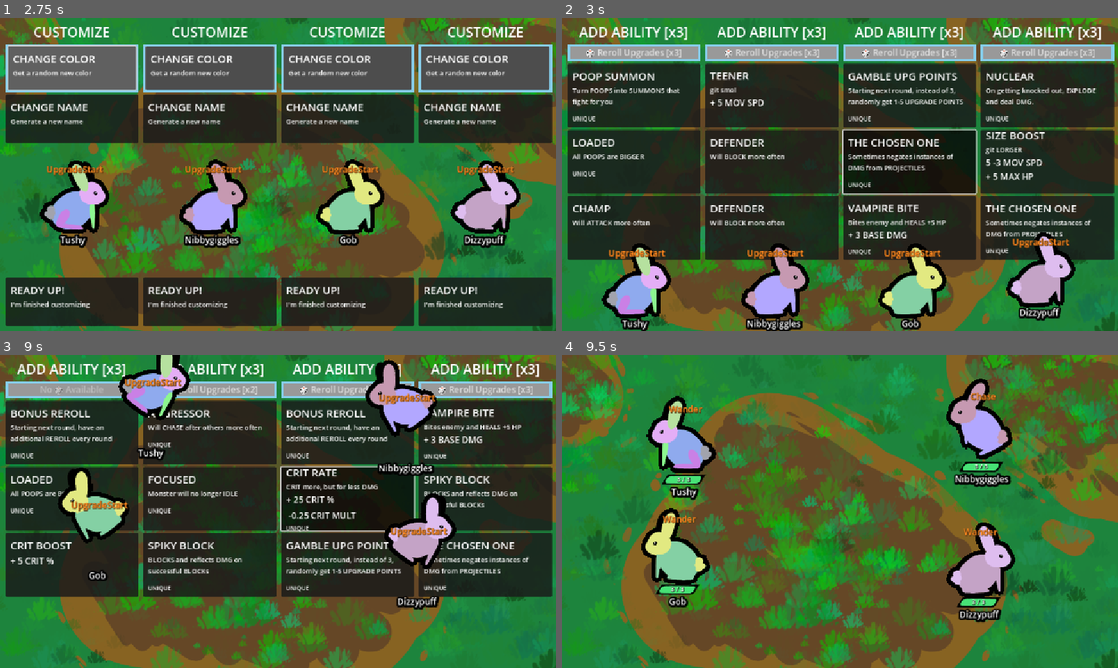
Above: before the commit, frames 1-4 (two rows, left to right).
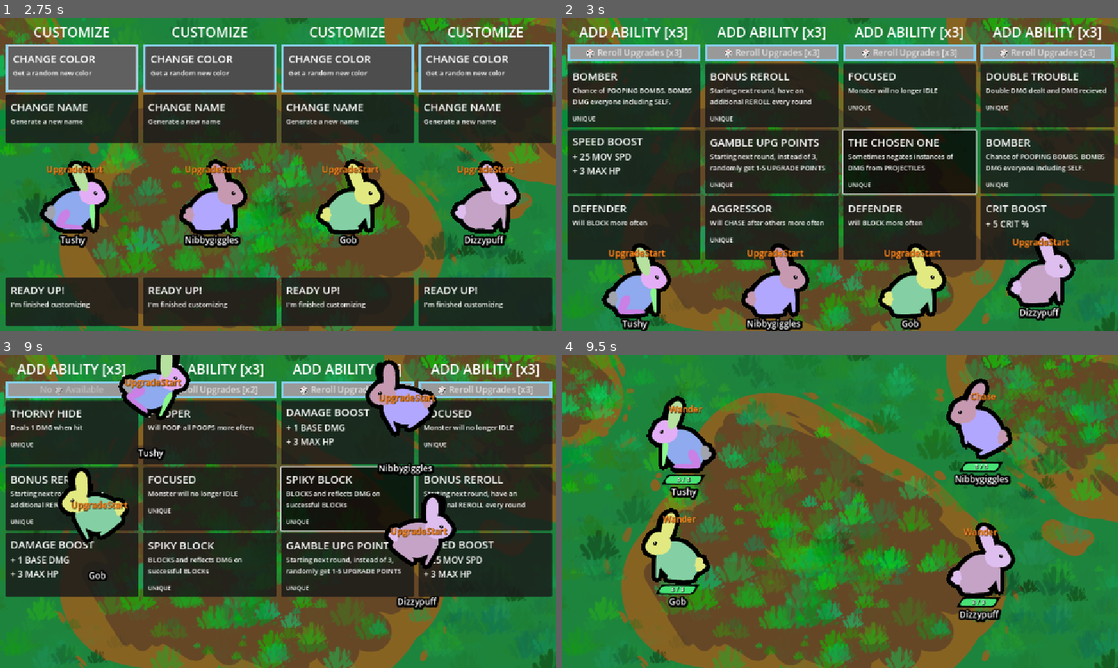
Above: after the commit, the same moments.

Repository: Galitie/tm2
Game: Godot game, scene res://test_scene.tscn
Two runs of this game, one before a commit and one after it. Both use one fixed random seed, a clock stepped at 60 frames per second and the inputs below. Sound files missing from this copy of the repository are replaced by a short silence.
Inputs (mouse positions are in pixels of both pictures, inside the frame that each line leads up to):
- Up to frame 1 (2.75 s): click (72, 68) at 0.52 s; click (72, 68) at 1.27 s; click (72, 68) at 2.02 s
- Up to frame 2 (3 s): tap Enter (ui_accept) at 2.75 s; move the mouse to (962, 158) at 2.77 s; click (962, 158) at 2.92 s
- Up to frame 3 (9 s): tap Enter (ui_accept) at 3.02, 3.77, 5.27, 6.02, 6.77, 8, 8.27, 8.75 s; move the mouse to (166, 527) at 3.52 s; click (166, 527) at 3.67 s; move the mouse to (333, 442) at 4.27 s; click (333, 442) at 4.42 s; move the mouse to (250, 574) at 5.02 s; click (250, 574) at 5.17 s; move the mouse to (444, 558) at 5.77 s; click (444, 558) at 5.92 s; move the mouse to (111, 464) at 6.52 s; click (111, 464) at 6.67 s; move the mouse to (305, 511) at 7.27 s; click (305, 511) at 7.42 s; move the mouse to (194, 433) at 8.02 s; click (194, 433) at 8.17 s; move the mouse to (400, 495) at 8.77 s; click (400, 495) at 8.92 s
- Up to frame 4 (9.5 s): tap Enter (ui_accept) at 9.02 s

Frame 1 is identical in both runs. In frame 2, 7.5% of the frame differs, in the area x 1-98%, y 17-76%; in frame 3, 6.2%; in frame 4, nothing differs.

Commit message:
Removed explode on death for playtest

Diff:
--- a/StateMachine/knocked_out.gd
+++ b/StateMachine/knocked_out.gd
@@ -4,11 +4,12 @@
 var monster: CharacterBody2D
 
 #Temp stuff for explosion
-var temp_timer = Timer.new()
-var temp_area = Area2D.new()
+#var temp_timer = Timer.new()
+#var temp_area = Area2D.new()
 # ^^^^^^^^^^^^^^^^^^^^^^^
 
 func Enter():
+	monster.toggle_collisions(false)
 	monster.velocity = Vector2.ZERO
 	monster.current_hp = 0
 	monster.current_hp_label.text = "0"
@@ -19,29 +20,29 @@
 	monster.name_label.hide()
 
 
-	if monster.player.death_explode:
-		# Temp stuff for explosion TODO: Raam add animation
-		temp_timer = Timer.new()
-		temp_timer.timeout.connect(_on_temp_timer_timeout)
-		temp_area = Area2D.new()
-		var temp_collision = CollisionShape2D.new()
-		var temp_shape_resource = CircleShape2D.new()
-		var temp_sprite = Sprite2D.new()
-		temp_timer.wait_time = .25
-		temp_sprite.texture = load("uid://cgrc4jxdyeooy")
-		temp_sprite.scale = Vector2(3,3)
-		temp_shape_resource.radius = monster.hurtbox_collision.shape.size.x * 1.50
-		temp_collision.shape = temp_shape_resource
-		temp_area.add_to_group("TEMP_EXPLOSION")
-		temp_area.add_child(temp_collision)
-		temp_area.add_child(temp_timer)
-		temp_area.add_child(temp_sprite)
-		monster.call_deferred("add_child", temp_area)
-		monster.add_child(temp_area)
-		temp_timer.start()
+	#if monster.player.death_explode:
+		## Temp stuff for explosion TODO: Raam add animation
+		#temp_timer = Timer.new()
+		#temp_timer.timeout.connect(_on_temp_timer_timeout)
+		#temp_area = Area2D.new()
+		#var temp_collision = CollisionShape2D.new()
+		#var temp_shape_resource = CircleShape2D.new()
+		#var temp_sprite = Sprite2D.new()
+		#temp_timer.wait_time = .25
+		#temp_sprite.texture = load("uid://cgrc4jxdyeooy")
+		#temp_sprite.scale = Vector2(3,3)
+		#temp_shape_resource.radius = monster.hurtbox_collision.shape.size.x * 1.50
+		#temp_collision.shape = temp_shape_resource
+		#temp_area.add_to_group("TEMP_EXPLOSION")
+		#temp_area.add_child(temp_collision)
+		#temp_area.add_child(temp_timer)
+		#temp_area.add_child(temp_sprite)
+		#monster.call_deferred("add_child", temp_area)
+		#monster.add_child(temp_area)
+		#temp_timer.start()
 		# temp to be removed ^^^^^^^^^^
-		monster.animation_player.play("faint")
-	monster.toggle_collisions(false)
+		#monster.animation_player.play("faint")
+
 	if !Globals.is_sudden_death_mode:
 		monster.animation_player.play("faint")
 	else:
@@ -60,6 +61,6 @@
 		pass
 
 #Temp to be removed
-func _on_temp_timer_timeout():
-	temp_area.queue_free()
+#func _on_temp_timer_timeout():
+	#temp_area.queue_free()
 # ^^^^^^^^^^^^^^^^
--- a/UI/player_upgrade_panel.gd
+++ b/UI/player_upgrade_panel.gd
@@ -8,7 +8,7 @@
 @onready var upgrade_title = $VBoxContainer/UpgradeTitle/Label
 
 var player : Player
-var resource_array: Array[Resource] = [load("uid://n6000538073l"), load("uid://cgypuyq157lm6"), load("uid://phcwpn7m4yun"), load("uid://f53own34678k"), load("res://Cards/Resources/thorns.tres"), loa …(540 unchanged characters)…
+var resource_array: Array[Resource] = [load("uid://n6000538073l"), load("uid://cgypuyq157lm6"), load("uid://phcwpn7m4yun"), load("res://Cards/Resources/thorns.tres"), loa …(540 unchanged characters)…
 @onready var button_array: Array[Node] = [reroll_button, $VBoxContainer/UpgradeCard1, $VBoxContainer/UpgradeCard2, $VBoxContainer/UpgradeCard3]
 var current_user_position_in_button_array : int = 0
 var new_stylebox_normal = StyleBoxFlat.new()
--- a/monster.gd
+++ b/monster.gd
@@ -183,13 +183,13 @@
 			state_machine.transition_state("hurt")
 			hit_effect()
 		#TODO:(Raam, probably just treat this as an attack?)
-		if area.is_in_group("TEMP_EXPLOSION"):
-			attacked = true
-			attacker = area.owner
-			print("attacker: ", attacker )
-			take_damage_from(attacker, false, randi_range(1,20))
-			state_machine.transition_state("hurt")
-			hit_effect()
+		#if area.is_in_group("TEMP_EXPLOSION"):
+			#attacked = true
+			#attacker = area.owner
+			#print("attacker: ", attacker )
+			#take_damage_from(attacker, false, randi_range(1,20))
+			#state_machine.transition_state("hurt")
+			#hit_effect()
 
 	if attacked && Globals.is_sudden_death_mode:
 		send_flying(attacker)
Not shown, changed: Todo.txt
